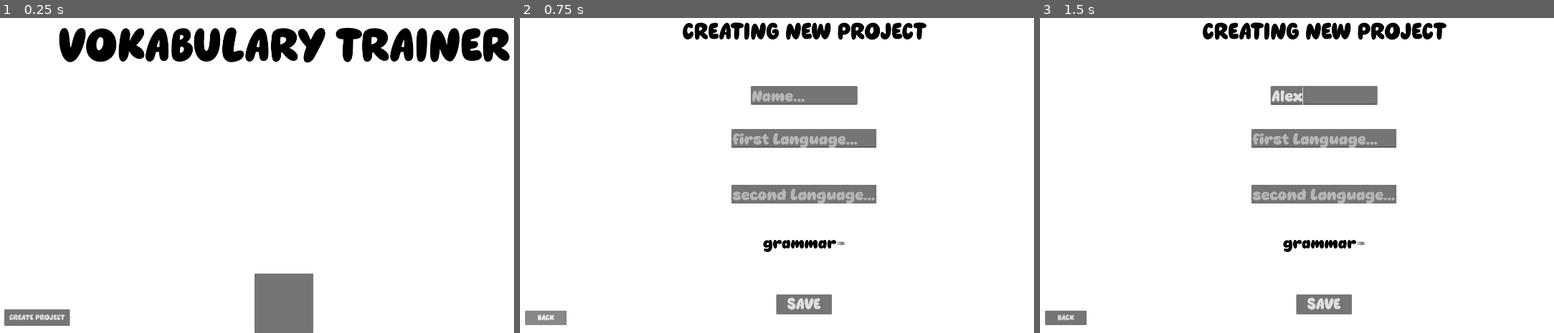
Above: before the commit, frames 1-3 (left to right).
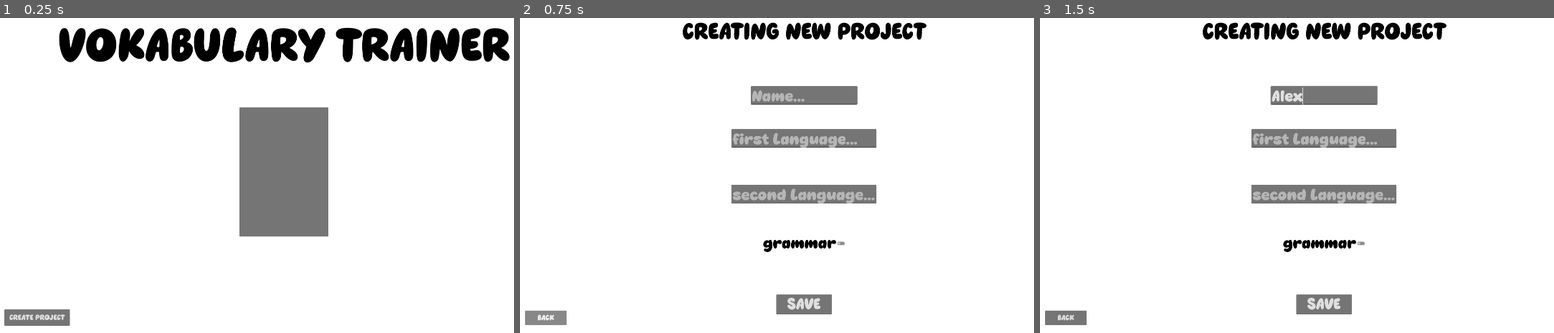
Above: after the commit, the same moments.

Repository: Rocket9876/vokabulary_trainer
Game: Godot game, scene res://Scenes/main.tscn
Same seed, same stepped clock (60 frames per second), same inputs: the game is played once before the commit and once after it.
Inputs (mouse positions are in pixels of both pictures, inside the frame that each line leads up to):
- Up to frame 1 (0.25 s): no input
- Up to frame 2 (0.75 s): click "CREATE PROJECT" at 0.5 s
- Up to frame 3 (1.5 s): click (1322, 96) at 1.27 s; type "Alex" at 1.35 s

The runs differ from the first frame. In frame 1, 9.3% of the frame differs, in the area x 46-64%, y 28-100%; in frame 2, nothing differs; in frame 3, nothing differs.

Commit message:
added new stuff
added a first way to start testing you vokabulary, even though you cant submit an answer/get corrected rn, but thats something I wanna fix in the next few day. also rn theres just a very specific configuration how it all works or it crashes, its all just WIP

Diff:
--- a/Scenes/main.tscn
+++ b/Scenes/main.tscn
@@ -1,6 +1,7 @@
 [gd_scene format=3 uid="uid://1ry1ff1i21e3"]
 
 [ext_resource type="Script" uid="uid://pjwjl48shne1" path="res://Scripts/main.gd" id="1_jjgbg"]
+[ext_resource type="PackedScene" uid="uid://yawgsf0d3a06" path="res://Scenes/project_list.tscn" id="2_bo1nx"]
 
 [node name="main" type="Control" unique_id=1059408095]
 layout_mode = 3
@@ -18,21 +19,6 @@
 anchor_bottom = 1.0
 grow_horizontal = 2
 grow_vertical = 2
-
-[node name="ItemList" type="ItemList" parent="." unique_id=1623194741]
-layout_mode = 1
-anchors_preset = 7
-anchor_left = 0.5
-anchor_top = 1.0
-anchor_right = 0.5
-anchor_bottom = 1.0
-offset_left = -118.0
-offset_top = -239.0
-offset_right = 118.0
-grow_horizontal = 2
-grow_vertical = 0
-item_count = 1
-item_0/text = "test"
 
 [node name="create project" type="Button" parent="." unique_id=1566238801]
 layout_mode = 1
@@ -62,5 +48,17 @@
 horizontal_alignment = 1
 vertical_alignment = 1
 
-[connection signal="item_clicked" from="ItemList" to="." method="_on_item_list_item_clicked"]
+[node name="Project list" parent="." unique_id=1506799792 instance=ExtResource("2_bo1nx")]
+layout_mode = 1
+anchors_preset = 8
+anchor_left = 0.5
+anchor_top = 0.5
+anchor_right = 0.5
+anchor_bottom = 0.5
+offset_top = -260.0
+offset_bottom = 260.0
+grow_horizontal = 2
+grow_vertical = 2
+
 [connection signal="pressed" from="create project" to="." method="_on_create_project_pressed"]
+[connection signal="item_clicked" from="Project list" to="." method="_on_project_list_item_clicked"]
--- a/Scenes/project.tscn
+++ b/Scenes/project.tscn
@@ -42,4 +42,21 @@
 theme_override_font_sizes/font_size = 64
 text = "ADD VOKABULARY"
 
+[node name="test vokabulary" type="Button" parent="." unique_id=1347686901]
+layout_mode = 1
+anchors_preset = 8
+anchor_left = 0.5
+anchor_top = 0.5
+anchor_right = 0.5
+anchor_bottom = 0.5
+offset_left = -280.5
+offset_top = -175.0
+offset_right = 280.5
+offset_bottom = -41.0
+grow_horizontal = 2
+grow_vertical = 2
+theme_override_font_sizes/font_size = 64
+text = "TEST VOKABULARY"
+
 [connection signal="pressed" from="add vokabulary" to="." method="_on_add_vokabulary_pressed"]
+[connection signal="pressed" from="test vokabulary" to="." method="_on_test_vokabulary_pressed"]
--- /dev/null
+++ b/Scenes/project_list.tscn
@@ -0,0 +1,16 @@
+[gd_scene format=3 uid="uid://yawgsf0d3a06"]
+
+[ext_resource type="Script" uid="uid://cmbyby4jn1erb" path="res://Scripts/project_list.gd" id="1_72t6e"]
+
+[node name="Project list" type="ItemList" unique_id=1506799792]
+offset_left = -178.0
+offset_top = -39.0
+offset_right = 178.0
+offset_bottom = 39.0
+auto_width = true
+auto_height = true
+item_count = 4
+item_0/text = "1001111111111111111111111111111111111111111111111110"
+item_1/text = "2222"
+item_2/text = "44455"
+script = ExtResource("1_72t6e")
--- /dev/null
+++ b/Scenes/test_vokabulary preperation.tscn
@@ -0,0 +1,142 @@
+[gd_scene format=3 uid="uid://cpyi1asx0m2kc"]
+
+[ext_resource type="Script" uid="uid://bxvv8rowi6ang" path="res://Scripts/test_vokabulary_preperation.gd" id="1_y5cc4"]
+
+[node name="test vokabulary_preperation" type="Control" unique_id=1380991238]
+layout_mode = 3
+anchors_preset = 15
+anchor_right = 1.0
+anchor_bottom = 1.0
+grow_horizontal = 2
+grow_vertical = 2
+script = ExtResource("1_y5cc4")
+
+[node name="start" type="Button" parent="." unique_id=2072316298]
+layout_mode = 1
+anchors_preset = 8
+anchor_left = 0.5
+anchor_top = 0.5
+anchor_right = 0.5
+anchor_bottom = 0.5
+offset_left = -24.5
+offset_top = -13.0
+offset_right = 24.5
+offset_bottom = 13.0
+grow_horizontal = 2
+grow_vertical = 2
+theme_override_font_sizes/font_size = 256
+text = "START"
+
+[node name="ColorRect" type="ColorRect" parent="." unique_id=949234294]
+layout_mode = 1
+anchors_preset = -1
+anchor_left = 0.804
+anchor_right = 1.0
+anchor_bottom = 1.0
+offset_left = 0.5839844
+grow_horizontal = 0
+grow_vertical = 2
+color = Color(0.20511743, 0.20511743, 0.20511743, 1)
+
+[node name="RichTextLabel" type="RichTextLabel" parent="." unique_id=1742337465]
+layout_mode = 1
+anchors_preset = -1
+anchor_left = 0.804
+anchor_right = 1.0
+offset_left = 0.5839844
+offset_bottom = 135.0
+grow_horizontal = 0
+theme_override_font_sizes/normal_font_size = 96
+text = "SETTINGS"
+horizontal_alignment = 1
+
+[node name="amount vokabulary" type="TextEdit" parent="." unique_id=2022461036]
+layout_mode = 1
+anchors_preset = -1
+anchor_left = 0.804
+anchor_right = 1.0
+offset_left = 30.583984
+offset_top = 106.0
+offset_right = -30.0
+offset_bottom = 207.0
+grow_horizontal = 0
+grow_vertical = 2
+theme_override_font_sizes/font_size = 23
+placeholder_text = "How many Vokabulary do you
+wanna be asked?
+(let this empty for all)"
+emoji_menu_enabled = false
+
+[node name="grammar" type="CheckButton" parent="." unique_id=1198772036]
+layout_mode = 1
+anchors_preset = -1
+anchor_left = 0.804
+anchor_right = 1.0
+offset_left = 30.583984
+offset_top = 247.0
+offset_right = -226.0
+offset_bottom = 291.0
+grow_horizontal = 2
+tooltip_text = "activate if you want to get you tested on your grammar"
+theme_override_colors/font_color = Color(1, 1, 1, 1)
+theme_override_colors/font_focus_color = Color(1, 1, 1, 1)
+theme_override_colors/font_hover_color = Color(1, 1, 1, 1)
+theme_override_font_sizes/font_size = 32
+button_pressed = true
+text = "grammar"
+
+[node name="advanced" type="CheckButton" parent="." unique_id=1416740680]
+layout_mode = 1
+anchors_preset = -1
+anchor_left = 0.804
+anchor_right = 1.0
+offset_left = 30.583984
+offset_top = 291.0
+offset_right = -45.0
+offset_bottom = 371.0
+grow_horizontal = 2
+tooltip_text = "ONLY IF TESTED VOKABULARY IS NOT ALL!!! if this setting is activated you will get tested more often on vokabulary that you dont know that well."
+theme_override_colors/font_color = Color(1, 1, 1, 1)
+theme_override_colors/font_focus_color = Color(1, 1, 1, 1)
+theme_override_colors/font_hover_color = Color(1, 1, 1, 1)
+theme_override_font_sizes/font_size = 32
+button_pressed = true
+text = "Advanced vokabulary
+testing"
+
+[node name="vokabulary test direction" type="OptionButton" parent="." unique_id=1846357005]
+layout_mode = 1
+anchors_preset = -1
+anchor_left = 0.804
+anchor_right = 1.0
+offset_left = 30.583984
+offset_top = 371.0
+offset_right = -234.0
+offset_bottom = 402.0
+grow_horizontal = 2
+tooltip_text = "The direction in which you will get asked, for <=>, you will get asked randomly in both directions"
+theme_override_font_sizes/font_size = 20
+selected = 0
+item_count = 3
+popup/item_0/text = "first <=> second"
+popup/item_0/id = 0
+popup/item_1/text = "first -> second"
+popup/item_1/id = 1
+popup/item_2/text = "second -> first"
+popup/item_2/id = 2
+
+[node name="Back" type="Button" parent="." unique_id=187750804]
+layout_mode = 1
+anchors_preset = 2
+anchor_top = 1.0
+anchor_bottom = 1.0
+offset_left = 32.0
+offset_top = -90.0
+offset_right = 199.0
+offset_bottom = -32.0
+grow_vertical = 0
+theme_override_font_sizes/font_size = 32
+text = "BACK"
+
+[connection signal="pressed" from="start" to="." method="_on_button_pressed"]
+[connection signal="pressed" from="Back" to="." method="_on_back_pressed"]
--- /dev/null
+++ b/Scenes/vokabulary_list123.tscn
@@ -0,0 +1,34 @@
+[gd_scene format=3 uid="uid://dnow7tcqr7oso"]
+
+[ext_resource type="Script" uid="uid://b2pss8f2fr8f8" path="res://Scripts/vokabulary_list.gd" id="1_hqghp"]
+
+[node name="Vokabulary list" type="Control" unique_id=1536104431]
+layout_mode = 3
+anchors_preset = 15
+anchor_right = 1.0
+anchor_bottom = 1.0
+grow_horizontal = 2
+grow_vertical = 2
+script = ExtResource("1_hqghp")
+
+[node name="first language" type="RichTextLabel" parent="." unique_id=1239637612]
+layout_mode = 0
+offset_right = 116.0
+offset_bottom = 144.0
+theme_override_colors/default_color = Color(0, 0, 0, 1)
+text = "zhhhhhhhhhhh
+h
+h
+ujjj
+fgbfbfb
+fbfbfb
+fbfb
+dfghf
+
+
+hdr
+dhr
+dfh
+dfh"
+fit_content = true
+vertical_alignment = 3
--- /dev/null
+++ b/Scenes/vokabulary_test.tscn
@@ -0,0 +1,95 @@
+[gd_scene format=3 uid="uid://ii4707ag1etn"]
+
+[ext_resource type="Script" uid="uid://diel86nme6rru" path="res://Scripts/vokabulary_test.gd" id="1_epomg"]
+
+[node name="vokabulary_test" type="Control" unique_id=1790378624]
+layout_mode = 3
+anchors_preset = 15
+anchor_right = 1.0
+anchor_bottom = 1.0
+grow_horizontal = 2
+grow_vertical = 2
+script = ExtResource("1_epomg")
+
+[node name="TEST" type="RichTextLabel" parent="." unique_id=886019273]
+layout_mode = 1
+anchors_preset = 5
+anchor_left = 0.5
+anchor_right = 0.5
+offset_left = -1246.5
+offset_right = 1246.5
+offset_bottom = 242.0
+grow_horizontal = 2
+theme_override_colors/default_color = Color(0, 0, 0, 1)
+theme_override_font_sizes/normal_font_size = 256
+text = "TEST"
+scroll_active = false
+horizontal_alignment = 1
+vertical_alignment = 1
+
+[node name="lang edit" type="TextEdit" parent="." unique_id=1669879668]
+layout_mode = 1
+anchors_preset = 8
+anchor_left = 0.5
+anchor_top = 0.5
+anchor_right = 0.5
+anchor_bottom = 0.5
+offset_left = -544.5
+offset_top = -217.5
+offset_right = 544.5
+offset_bottom = -142.5
+grow_horizontal = 2
+grow_vertical = 2
+theme_override_font_sizes/font_size = 64
+placeholder_text = "first lang"
+
+[node name="grammar" type="TextEdit" parent="." unique_id=530605165]
+layout_mode = 1
+anchors_preset = 8
+anchor_left = 0.5
+anchor_top = 0.5
+anchor_right = 0.5
+anchor_bottom = 0.5
+offset_left = -544.5
+offset_top = -36.5
+offset_right = 544.5
+offset_bottom = 38.5
+grow_horizontal = 2
+grow_vertical = 2
+theme_override_font_sizes/font_size = 64
+placeholder_text = "grammar"
+
+[node name="vokabulary item" type="RichTextLabel" parent="." unique_id=1469017160]
+layout_mode = 1
+anchors_preset = 8
+anchor_left = 0.5
+anchor_top = 0.5
+anchor_right = 0.5
+anchor_bottom = 0.5
+offset_left = -1152.0
+offset_top = -406.0
+offset_right = 1152.0
+offset_bottom = -217.0
+grow_horizontal = 2
+grow_vertical = 2
+theme_override_colors/default_color = Color(0, 0, 0, 1)
+theme_override_font_sizes/normal_font_size = 64
+text = "hallo"
+horizontal_alignment = 1
+vertical_alignment = 1
+
+[node name="Button" type="Button" parent="." unique_id=318044989]
+layout_mode = 1
+anchors_preset = 8
+anchor_left = 0.5
+anchor_top = 0.5
+anchor_right = 0.5
+anchor_bottom = 0.5
+offset_left = -204.5
+offset_top = 306.0
+offset_right = 204.5
+offset_bottom = 458.0
+grow_horizontal = 2
+grow_vertical = 2
+theme_override_font_sizes/font_size = 128
+text = "SUBMIT"
--- a/Scripts/add_vokabulary.gd
+++ b/Scripts/add_vokabulary.gd
@@ -16,6 +16,9 @@
 		global.save_new_vokabulary(global.current_project,first_lang_edit.text,second_lang_edit.text,grammar_edit.text)
 	else:
 		global.save_new_vokabulary(global.current_project,first_lang_edit.text,second_lang_edit.text)
+	first_lang_edit.text = ""
+	second_lang_edit.text = ""
+	grammar_edit.text = ""
 
 
 func _on_back_pressed() -> void:
--- a/Scripts/global.gd
+++ b/Scripts/global.gd
@@ -7,6 +7,8 @@
 var main_path = "res://Scenes/main.tscn"
 
 var projects = []
+
+var vokabulary_settings = {}
 
 func _ready() -> void:
 	startup_loading_data()
@@ -44,8 +46,13 @@
 	save_projects()
 
 
-func save_new_vokabulary(project:Dictionary,first_lang_vok,second_lang_vok,grammar = null):
-	var vokabulary = {project["first language"]:first_lang_vok,project["second language"]:second_lang_vok,"value":0}
-	if grammar:
-		vokabulary += {"grammar":grammar}
+func save_new_vokabulary(project:Dictionary,first_lang_vok,second_lang_vok,grammar = ""):
+	var vokabulary
+	if FileAccess.file_exists(project["path"] + "vokabulary"):
+		var file = loading_data(project["path"] + "vokabulary")
+		vokabulary = file.get_var()
+		file.close()
+	else:
+		vokabulary = []
+	vokabulary += [{project["first language"]:first_lang_vok,project["second language"]:second_lang_vok,"value":0,"grammar":grammar}]
 	saving_data(project["path"] + "vokabulary",vokabulary)
--- a/Scripts/main.gd
+++ b/Scripts/main.gd
@@ -1,20 +1,13 @@
 extends Control
 
-@onready var project_list = $ItemList
-
-func _ready() -> void:
-	update_project_list()
 
 func _on_create_project_pressed() -> void:
 	get_tree().change_scene_to_file("res://Scenes/create_project.tscn")
 
-func update_project_list():
-	project_list.item_count = global.projects.size()
-	for i in range(0,global.projects.size()):
-		project_list.set_item_text(i,global.projects[i]["name"])
 
 
-func _on_item_list_item_clicked(index: int, at_position: Vector2, mouse_button_index: int) -> void:
+
+func _on_project_list_item_clicked(index: int, at_position: Vector2, mouse_button_index: int) -> void:
 	global.current_project = global.projects[index]
 	global.current_project_index = index
 	get_tree().change_scene_to_file("res://Scenes/project.tscn")
--- a/Scripts/project.gd
+++ b/Scripts/project.gd
@@ -9,3 +9,7 @@
 
 func _on_add_vokabulary_pressed() -> void:
 	get_tree().change_scene_to_file("res://Scenes/add_vokabulary.tscn")
+
+
+func _on_test_vokabulary_pressed() -> void:
+	get_tree().change_scene_to_file("res://Scenes/test_vokabulary preperation.tscn")
--- /dev/null
+++ b/Scripts/project_list.gd
@@ -0,0 +1,6 @@
+extends ItemList
+
+func _ready() -> void:
+	item_count = global.projects.size()
+	for i in range(0,global.projects.size()):
+		set_item_text(i,global.projects[i]["name"])
--- /dev/null
+++ b/Scripts/test_vokabulary_preperation.gd
@@ -0,0 +1,27 @@
+extends Control
+
+@onready var grammar_checkbox = $grammar
+@onready var vokabulary_amount = $"amount vokabulary"
+@onready var vokabulary_test_direction = $"vokabulary test direction"
+
+func _ready() -> void:
+	grammar_checkbox.visible = global.current_project["grammar"]
+	grammar_checkbox.button_pressed = global.current_project["grammar"]
+
+	vokabulary_test_direction.set_item_text(0,global.current_project["first language"] + " <=> " + global.current_project["second language"])
+	vokabulary_test_direction.set_item_text(1,global.current_project["first language"] + " => " + global.current_project["second language"])
+	vokabulary_test_direction.set_item_text(2,global.current_project["second language"] + " => " + global.current_project["first language"])
+
+
+
+
+func _on_button_pressed() -> void:
+	if int(vokabulary_amount.text) > 0:
+		global.vokabulary_settings = {"test direction index":vokabulary_test_direction.selected,"advanced":$advanced.button_pressed,"grammar":grammar_checkbox.button_pressed,"amount":int(vokabulary_amount.text)}
+	else:
+		global.vokabulary_settings = {"test direction index":vokabulary_test_direction.selected,"advanced":$advanced.button_pressed,"grammar":grammar_checkbox.button_pressed,"amount":0}
+	get_tree().change_scene_to_file("res://Scenes/vokabulary_test.tscn")
+
+
+func _on_back_pressed() -> void:
+	get_tree().change_scene_to_file("res://Scenes/project.tscn")
--- /dev/null
+++ b/Scripts/vokabulary_list.gd
@@ -0,0 +1,4 @@
+extends Control
+
+func _ready() -> void:
+	print($"first language".get_v_scroll_bar())
--- /dev/null
+++ b/Scripts/vokabulary_test.gd
@@ -0,0 +1,40 @@
+extends Control
+
+@onready var lang_edit = $"lang edit"
+@onready var vokabulary_item = $"vokabulary item"
+@onready var grammar_edit = $grammar
+
+var vokabulary
+
+var amount
+
+func _ready() -> void:
+	grammar_edit.visible = global.vokabulary_settings["grammar"]
+	var file = global.loading_data(global.current_project["path"] + "vokabulary")
+	vokabulary = file.get_var()
+	print(file.get_var())
+	file.close()
+	if global.vokabulary_settings["amount"] > 0:
+		amount = global.vokabulary_settings["amount"]
+	else:
+		amount = vokabulary.size() - 1
+	new_vokabulary()
+
+func new_vokabulary():
+	var expected_result
+	var expected_grammar_result
+	var index
+	if global.vokabulary_settings["advanced"]:
+		pass
+	else:
+		index = randi_range(0,vokabulary.size() - 1)
+		print(vokabulary)
+		if global.vokabulary_settings["test direction index"] == 0:
+			if randi_range(1,2) == 1:
+				vokabulary_item.text = vokabulary[index][global.current_project["first language"]]
+				expected_grammar_result = vokabulary[index]["grammar"]
+				expected_result = vokabulary[index][global.current_project["second language"]].to_upper()
+			else:
+				vokabulary_item.text = vokabulary[index][global.current_project["second language"]]
+				expected_grammar_result = vokabulary[index]["grammar"]
+				expected_result = vokabulary[index][global.current_project["first language"]].to_upper()
Not shown, added: Scripts/project_list.gd.uid
Not shown, added: Scripts/test_vokabulary_preperation.gd.uid
Not shown, added: Scripts/vokabulary_list.gd.uid
Not shown, added: Scripts/vokabulary_test.gd.uid
